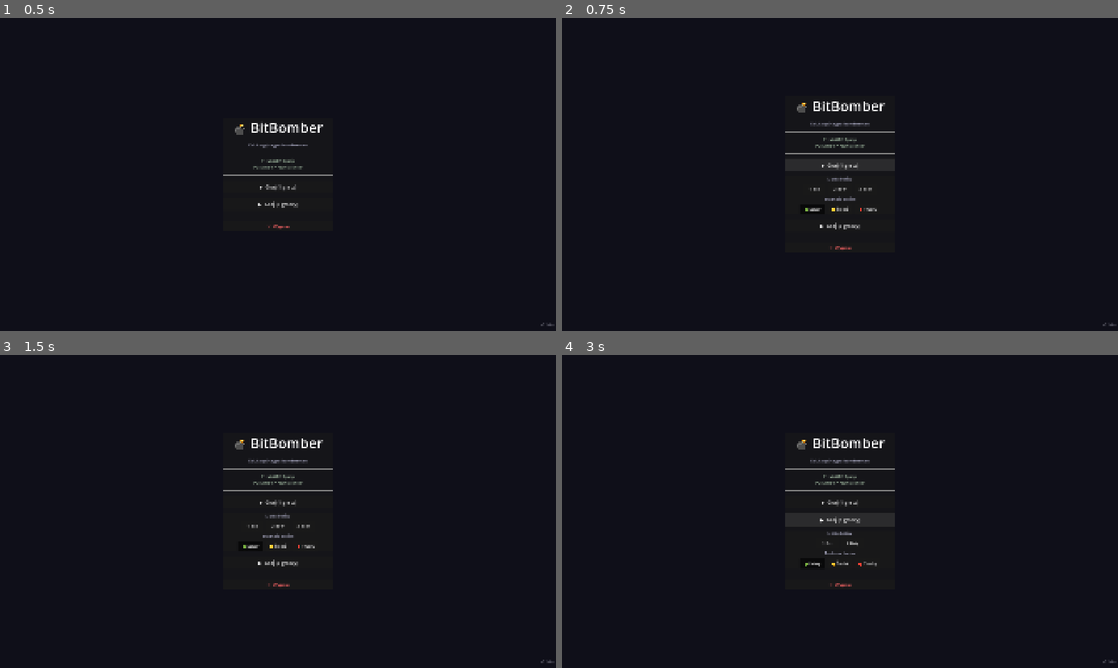
Above: before the commit, frames 1-4 (two rows, left to right).
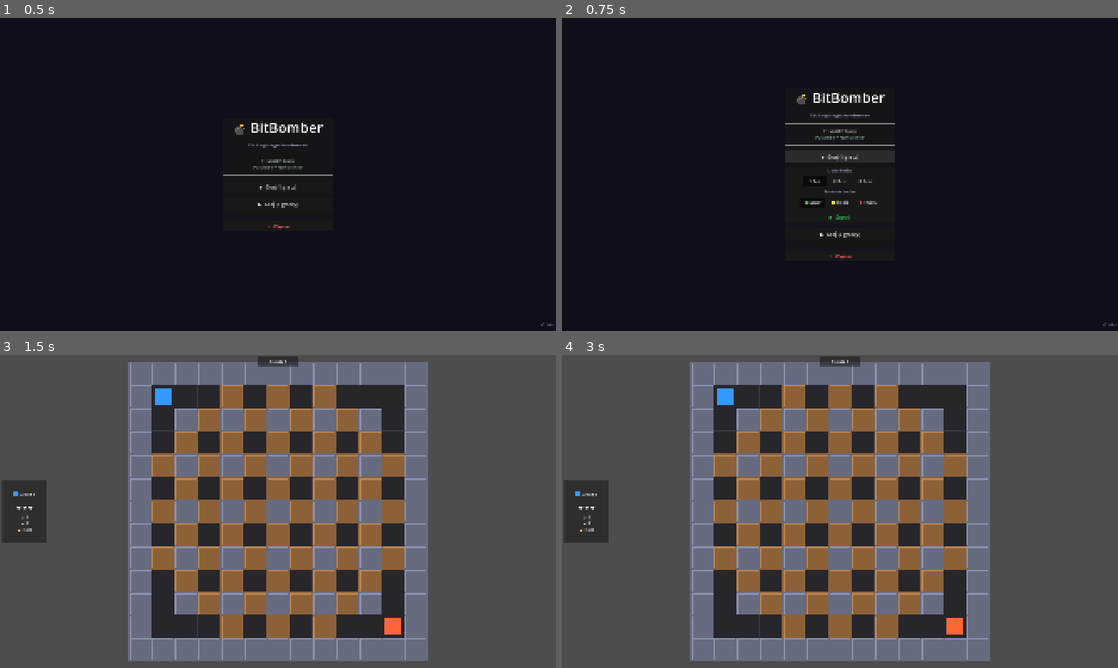
Above: after the commit, the same moments.

Repository: DaVideX12324/BitBomber
Game: Godot game, scene res://scenes/game.tscn
The game is run twice, just before and just after one commit, with the same random seed, the same clock (stepped at 60 frames per second) and the same inputs.
Inputs (mouse positions are in pixels of both pictures, inside the frame that each line leads up to):
- Up to frame 1 (0.5 s): no input
- Up to frame 2 (0.75 s): click "▶ Graj (1 gracz)" at 0.5 s
- Up to frame 3 (1.5 s): click (278, 555) at 1.25 s, where only the run after the commit has a clickable "▶ Zagraj!"
- Up to frame 4 (3 s): click (840, 502) at 2 s, where only the run before the commit has a clickable "▶ Graj (1 gracz)"; click (840, 539) at 2.75 s, where only the run before the commit has a clickable "▶ Graj (2 graczy)"

Frame 1 is identical in both runs. In frame 2, 1.9% of the frame differs, in the area x 40-60%, y 24-78%; in frame 3, 88%, in the area x 0-100%, y 0-100%; in frame 4, 88%.

Commit message:
feat: boty jako radio + przycisk Start w panelach menu

Diff:
--- a/scenes/menus/main_menu.tscn
+++ b/scenes/menus/main_menu.tscn
@@ -75,7 +75,7 @@
 
 [node name="VBox1P" type="VBoxContainer" parent="Center/Panel/VBox/Panel1P" unique_id=423972456]
 layout_mode = 2
-theme_override_constants/separation = 8
+theme_override_constants/separation = 10
 
 [node name="Label1P" type="Label" parent="Center/Panel/VBox/Panel1P/VBox1P" unique_id=472920558]
 layout_mode = 2
@@ -94,18 +94,22 @@
 layout_mode = 2
 theme_override_font_sizes/font_size = 14
 text = "1 Bot"
+toggle_mode = true
+button_pressed = true
 
 [node name="Bot1P_2" type="Button" parent="Center/Panel/VBox/Panel1P/VBox1P/HBox1P" unique_id=1864410728]
 custom_minimum_size = Vector2(80, 36)
 layout_mode = 2
 theme_override_font_sizes/font_size = 14
 text = "2 Boty"
+toggle_mode = true
 
 [node name="Bot1P_3" type="Button" parent="Center/Panel/VBox/Panel1P/VBox1P/HBox1P" unique_id=211343684]
 custom_minimum_size = Vector2(80, 36)
 layout_mode = 2
 theme_override_font_sizes/font_size = 14
 text = "3 Boty"
+toggle_mode = true
 
 [node name="DiffLabel1P" type="Label" parent="Center/Panel/VBox/Panel1P/VBox1P" unique_id=100000001]
 layout_mode = 2
@@ -140,6 +144,13 @@
 theme_override_font_sizes/font_size = 13
 text = "🔴 Trudny"
 toggle_mode = true
+
+[node name="BtnStart1P" type="Button" parent="Center/Panel/VBox/Panel1P/VBox1P" unique_id=100000006]
+custom_minimum_size = Vector2(0, 42)
+layout_mode = 2
+theme_override_colors/font_color = Color(0.2, 1.0, 0.4, 1)
+theme_override_font_sizes/font_size = 16
+text = "▶  Zagraj!"
 
 [node name="Btn2P" type="Button" parent="Center/Panel/VBox" unique_id=1893811316]
 custom_minimum_size = Vector2(0, 44)
@@ -153,7 +164,7 @@
 
 [node name="VBox2P" type="VBoxContainer" parent="Center/Panel/VBox/Panel2P" unique_id=1152984982]
 layout_mode = 2
-theme_override_constants/separation = 8
+theme_override_constants/separation = 10
 
 [node name="Label2P" type="Label" parent="Center/Panel/VBox/Panel2P/VBox2P" unique_id=1079606127]
 layout_mode = 2
@@ -172,12 +183,15 @@
 layout_mode = 2
 theme_override_font_sizes/font_size = 14
 text = "1 Bot"
+toggle_mode = true
+button_pressed = true
 
 [node name="Bot2P_2" type="Button" parent="Center/Panel/VBox/Panel2P/VBox2P/HBox2P" unique_id=1886455927]
 custom_minimum_size = Vector2(80, 36)
 layout_mode = 2
 theme_override_font_sizes/font_size = 14
 text = "2 Boty"
+toggle_mode = true
 
 [node name="DiffLabel2P" type="Label" parent="Center/Panel/VBox/Panel2P/VBox2P" unique_id=100000011]
 layout_mode = 2
@@ -212,6 +226,13 @@
 theme_override_font_sizes/font_size = 13
 text = "🔴 Trudny"
 toggle_mode = true
+
+[node name="BtnStart2P" type="Button" parent="Center/Panel/VBox/Panel2P/VBox2P" unique_id=100000016]
+custom_minimum_size = Vector2(0, 42)
+layout_mode = 2
+theme_override_colors/font_color = Color(0.2, 1.0, 0.4, 1)
+theme_override_font_sizes/font_size = 16
+text = "▶  Zagraj!"
 
 [node name="Sep3" type="HSeparator" parent="Center/Panel/VBox" unique_id=33520659]
 layout_mode = 2
--- a/scripts/main_menu.gd
+++ b/scripts/main_menu.gd
@@ -1,57 +1,79 @@
 extends Control
 
 ## Menu główne BitBomber.
-## Kliknięcie Btn1P/Btn2P rozwija panel wyboru liczby botów.
-## Pod wyborem botów widoczny jest rząd wyboru trudności (radio-style toggle).
-## Kliknięcie przycisku liczby botów natychmiast startuje grę z wybraną trudnością.
+## Oba panele (1P/2P) mają radio-style wybór liczby botów i trudności
+## oraz osobny przycisk „Zagraj!“.
 
 @onready var _btn1p   : Button         = $Center/Panel/VBox/Btn1P
 @onready var _btn2p   : Button         = $Center/Panel/VBox/Btn2P
 @onready var _panel1p : PanelContainer = $Center/Panel/VBox/Panel1P
 @onready var _panel2p : PanelContainer = $Center/Panel/VBox/Panel2P
 
-# Przyciski trudności 1P
-@onready var _diff1p_easy   : Button = $Center/Panel/VBox/Panel1P/VBox1P/HBoxDiff1P/Diff1P_Easy
-@onready var _diff1p_medium : Button = $Center/Panel/VBox/Panel1P/VBox1P/HBoxDiff1P/Diff1P_Medium
-@onready var _diff1p_hard   : Button = $Center/Panel/VBox/Panel1P/VBox1P/HBoxDiff1P/Diff1P_Hard
+# Boty 1P
+@onready var _bot1p : Array[Button] = [
+	$"Center/Panel/VBox/Panel1P/VBox1P/HBox1P/Bot1P_1",
+	$"Center/Panel/VBox/Panel1P/VBox1P/HBox1P/Bot1P_2",
+	$"Center/Panel/VBox/Panel1P/VBox1P/HBox1P/Bot1P_3",
+]
+# Trudność 1P
+@onready var _diff1p : Array[Button] = [
+	$"Center/Panel/VBox/Panel1P/VBox1P/HBoxDiff1P/Diff1P_Easy",
+	$"Center/Panel/VBox/Panel1P/VBox1P/HBoxDiff1P/Diff1P_Medium",
+	$"Center/Panel/VBox/Panel1P/VBox1P/HBoxDiff1P/Diff1P_Hard",
+]
+@onready var _start1p : Button = $Center/Panel/VBox/Panel1P/VBox1P/BtnStart1P
 
-# Przyciski trudności 2P
-@onready var _diff2p_easy   : Button = $Center/Panel/VBox/Panel2P/VBox2P/HBoxDiff2P/Diff2P_Easy
-@onready var _diff2p_medium : Button = $Center/Panel/VBox/Panel2P/VBox2P/HBoxDiff2P/Diff2P_Medium
-@onready var _diff2p_hard   : Button = $Center/Panel/VBox/Panel2P/VBox2P/HBoxDiff2P/Diff2P_Hard
+# Boty 2P
+@onready var _bot2p : Array[Button] = [
+	$"Center/Panel/VBox/Panel2P/VBox2P/HBox2P/Bot2P_1",
+	$"Center/Panel/VBox/Panel2P/VBox2P/HBox2P/Bot2P_2",
+]
+# Trudność 2P
+@onready var _diff2p : Array[Button] = [
+	$"Center/Panel/VBox/Panel2P/VBox2P/HBoxDiff2P/Diff2P_Easy",
+	$"Center/Panel/VBox/Panel2P/VBox2P/HBoxDiff2P/Diff2P_Medium",
+	$"Center/Panel/VBox/Panel2P/VBox2P/HBoxDiff2P/Diff2P_Hard",
+]
+@onready var _start2p : Button = $Center/Panel/VBox/Panel2P/VBox2P/BtnStart2P
 
-# Aktualnie wybrana trudność (0=Easy 1=Medium 2=Hard)
-var _selected_diff_1p : int = 0
-var _selected_diff_2p : int = 0
+var _sel_bot_1p  : int = 0   # indeks wybranego przycisku botów 1P (0=1bot,1=2boty,2=3boty)
+var _sel_bot_2p  : int = 0
+var _sel_diff_1p : int = 0   # 0=Easy 1=Medium 2=Hard
+var _sel_diff_2p : int = 0
 
 
 func _ready() -> void:
 	_btn1p.pressed.connect(_toggle_panel.bind(_panel1p, _panel2p))
 	_btn2p.pressed.connect(_toggle_panel.bind(_panel2p, _panel1p))
 
-	# 1P — liczba botów
-	$Center/Panel/VBox/Panel1P/VBox1P/HBox1P/Bot1P_1.pressed.connect(func(): _start(1, 1, _selected_diff_1p))
-	$Center/Panel/VBox/Panel1P/VBox1P/HBox1P/Bot1P_2.pressed.connect(func(): _start(1, 2, _selected_diff_1p))
-	$Center/Panel/VBox/Panel1P/VBox1P/HBox1P/Bot1P_3.pressed.connect(func(): _start(1, 3, _selected_diff_1p))
+	# Radio: boty 1P
+	for i in _bot1p.size():
+		var idx := i
+		_bot1p[i].pressed.connect(func(): _set_bots(idx, true))
 
-	# 2P — liczba botów
-	$Center/Panel/VBox/Panel2P/VBox2P/HBox2P/Bot2P_1.pressed.connect(func(): _start(2, 1, _selected_diff_2p))
-	$Center/Panel/VBox/Panel2P/VBox2P/HBox2P/Bot2P_2.pressed.connect(func(): _start(2, 2, _selected_diff_2p))
+	# Radio: trudność 1P
+	for i in _diff1p.size():
+		var idx := i
+		_diff1p[i].pressed.connect(func(): _set_diff(idx, true))
 
-	# 1P — trudność (radio)
-	_diff1p_easy.pressed.connect(func():   _set_diff(0, true))
-	_diff1p_medium.pressed.connect(func(): _set_diff(1, true))
-	_diff1p_hard.pressed.connect(func():   _set_diff(2, true))
+	_start1p.pressed.connect(func(): _start(1, _sel_bot_1p + 1, _sel_diff_1p))
 
-	# 2P — trudność (radio)
-	_diff2p_easy.pressed.connect(func():   _set_diff(0, false))
-	_diff2p_medium.pressed.connect(func(): _set_diff(1, false))
-	_diff2p_hard.pressed.connect(func():   _set_diff(2, false))
+	# Radio: boty 2P
+	for i in _bot2p.size():
+		var idx := i
+		_bot2p[i].pressed.connect(func(): _set_bots(idx, false))
+
+	# Radio: trudność 2P
+	for i in _diff2p.size():
+		var idx := i
+		_diff2p[i].pressed.connect(func(): _set_diff(idx, false))
+
+	_start2p.pressed.connect(func(): _start(2, _sel_bot_2p + 1, _sel_diff_2p))
 
 	$Center/Panel/VBox/BtnQuit.pressed.connect(get_tree().quit)
 
-	_refresh_diff_buttons(true)
-	_refresh_diff_buttons(false)
+	_refresh_bots(true);  _refresh_bots(false)
+	_refresh_diff(true);  _refresh_diff(false)
 
 
 # ---------------------------------------------------------------------------
@@ -61,24 +83,30 @@
 	show_panel.visible = not show_panel.visible
 
 
-## Ustaw trudność i odśwież wizualny stan przycisków (radio-style).
-func _set_diff(level: int, is_1p: bool) -> void:
-	if is_1p:
-		_selected_diff_1p = level
-	else:
-		_selected_diff_2p = level
-	_refresh_diff_buttons(is_1p)
+func _set_bots(idx: int, is_1p: bool) -> void:
+	if is_1p: _sel_bot_1p = idx
+	else:      _sel_bot_2p = idx
+	_refresh_bots(is_1p)
 
 
-func _refresh_diff_buttons(is_1p: bool) -> void:
-	var level := _selected_diff_1p if is_1p else _selected_diff_2p
-	var btns : Array[Button]
-	if is_1p:
-		btns = [_diff1p_easy, _diff1p_medium, _diff1p_hard]
-	else:
-		btns = [_diff2p_easy, _diff2p_medium, _diff2p_hard]
+func _set_diff(idx: int, is_1p: bool) -> void:
+	if is_1p: _sel_diff_1p = idx
+	else:      _sel_diff_2p = idx
+	_refresh_diff(is_1p)
+
+
+func _refresh_bots(is_1p: bool) -> void:
+	var sel  := _sel_bot_1p if is_1p else _sel_bot_2p
+	var btns := _bot1p      if is_1p else _bot2p
 	for i in btns.size():
-		btns[i].button_pressed = (i == level)
+		btns[i].button_pressed = (i == sel)
+
+
+func _refresh_diff(is_1p: bool) -> void:
+	var sel  := _sel_diff_1p if is_1p else _sel_diff_2p
+	var btns := _diff1p      if is_1p else _diff2p
+	for i in btns.size():
+		btns[i].button_pressed = (i == sel)
 
 
 func _start(humans: int, bots: int, diff: int) -> void:
